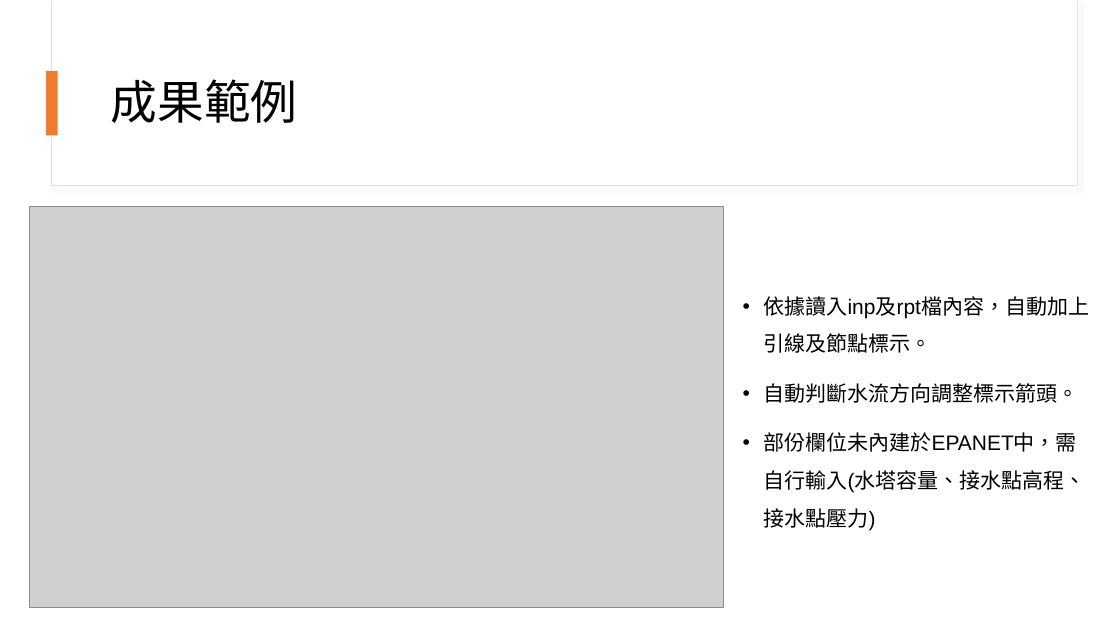
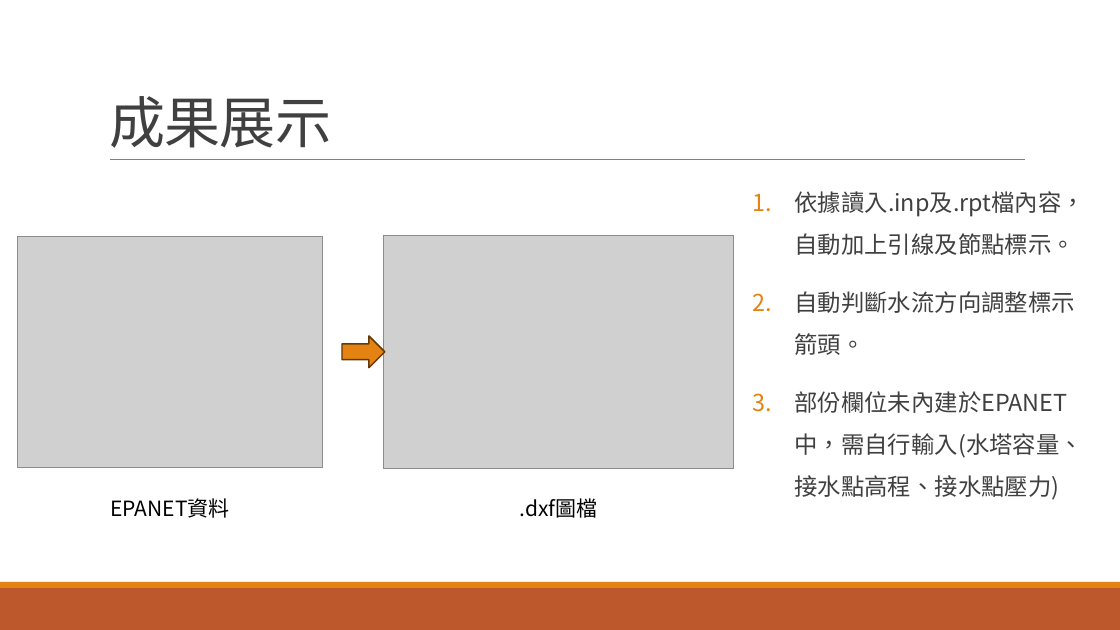
Before and after one commit to lihsin2000/epa2hydchart, a slide deck: slide 4 of 程式說明.pptx. Drawn at 1120x630 pixels with LibreOffice and Linux fonts; fonts in the diff are those of the drawing; grey boxes stand for pictures. Boxes give left, top, right and bottom in pixels: in the first picture for what was removed or moved away, otherwise in the second. Text is boxed around its words. In the diff, an @@ line names an element or a change of style, - is before the commit and + after.

```diff
--- a/程式說明.pptx
+++ b/程式說明.pptx
@@ rectangle removed at [51,0,1077,186] @@
@@ rectangle removed at [52,0,1077,185] @@
@@ title "成果展示" at [109,96,331,148]: vertical alignment middle to bottom @@
@@ rectangle removed at [46,71,58,135] @@
@@ title at [109,96,331,148]: text changed; size 40 to 48 pt; font Arial to Noto Sans CJK SC; text colour #000000 to #404040 @@
-成果範例
+成果展示
@@ line added from (110, 160) to (1026, 160), #808080 0.5 pt @@
@@ text "依據讀入.inp及.rpt檔內容，自動加上引線及節點標示。": place and size @@
-text "依據讀入.inp及.rpt檔內容，自動加上引線及節點標示。" at [764,296,1090,531]
+text "依據讀入.inp及.rpt檔內容，自動加上引線及節點標示。" at [794,191,1084,500]
@@ text "依據讀入.inp及.rpt檔內容，自動加上引線及節點標示。" at [794,191,1084,500]: vertical alignment middle to top @@
@@ picture removed at [29,207,723,607] @@
@@ text at [794,191,1084,255]: text changed; size 18 to 20 pt; font Arial to Noto Sans CJK SC; text colour #000000 to #404040 @@
-• 依據讀入inp及rpt檔內容，自動加上引線及節點標示。
+1. 依據讀入.inp及.rpt檔內容，自動加上引線及節點標示。
@@ picture added at [18,236,323,468] @@
@@ picture added at [384,235,734,469] @@
@@ text at [794,291,1082,500]: size 18 to 20 pt, font Arial to Noto Sans CJK SC, text colour #000000 to #404040 in "自動判斷水流方向調整標示箭頭。", "部份欄位未內建於EPANET中，需自行輸入(水塔容量、接水點高程、接水點壓力)"; bullet • to 1.; more space between paragraphs @@
@@ right arrow added at [342,336,385,368], fill #E48312, outline #643908 1.25 pt @@
@@ text added at [110,498,229,518], 18 pt, text #000000 @@
+EPANET資料
@@ text added at [520,498,598,518], 18 pt, text #000000 @@
+.dxf圖檔
@@ rectangle added at [0,588,1120,630], fill #BD582C @@
@@ rectangle added at [0,582,1120,588], fill #E48312 @@
```
Also in this commit, not shown: 2 other slides changed, 3 slides added, 2 slides removed, 12 other files.
